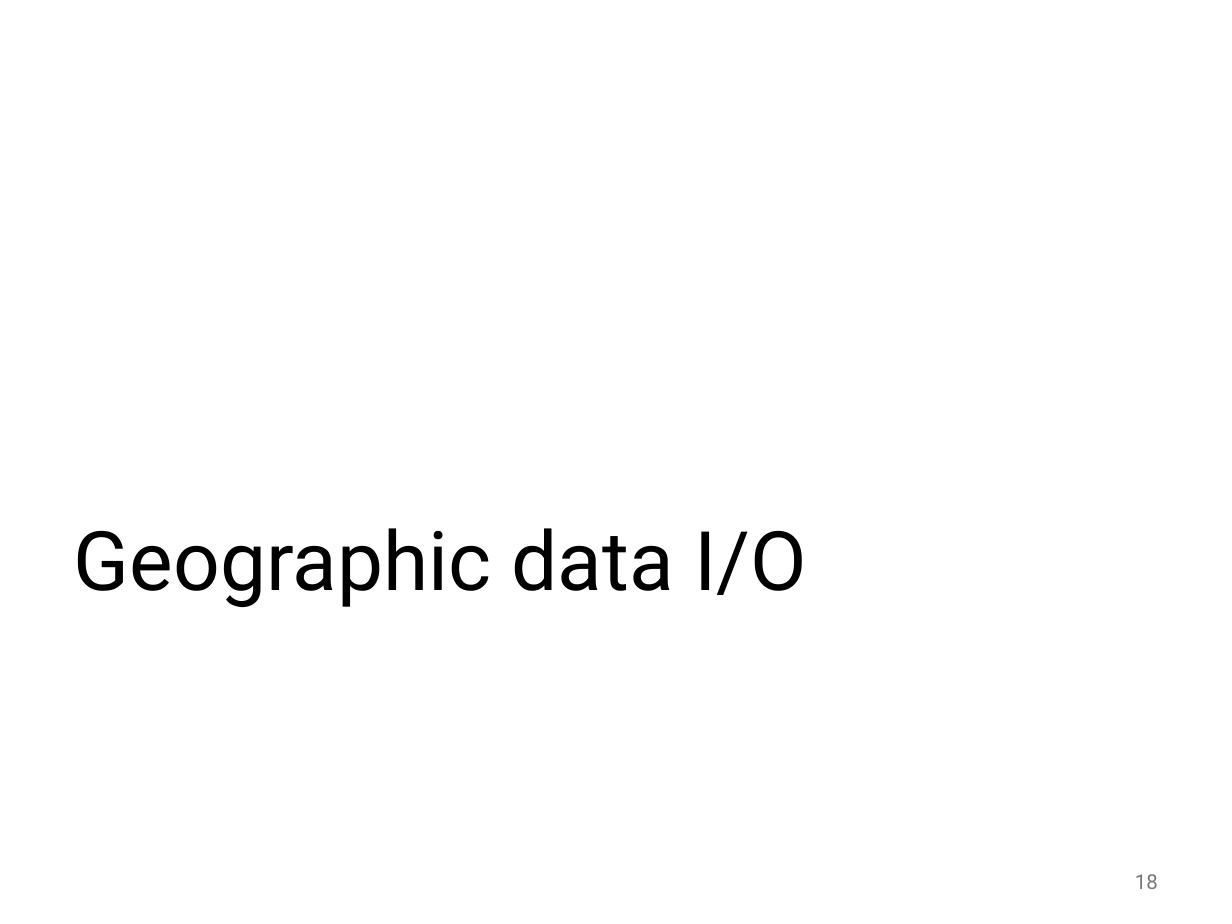
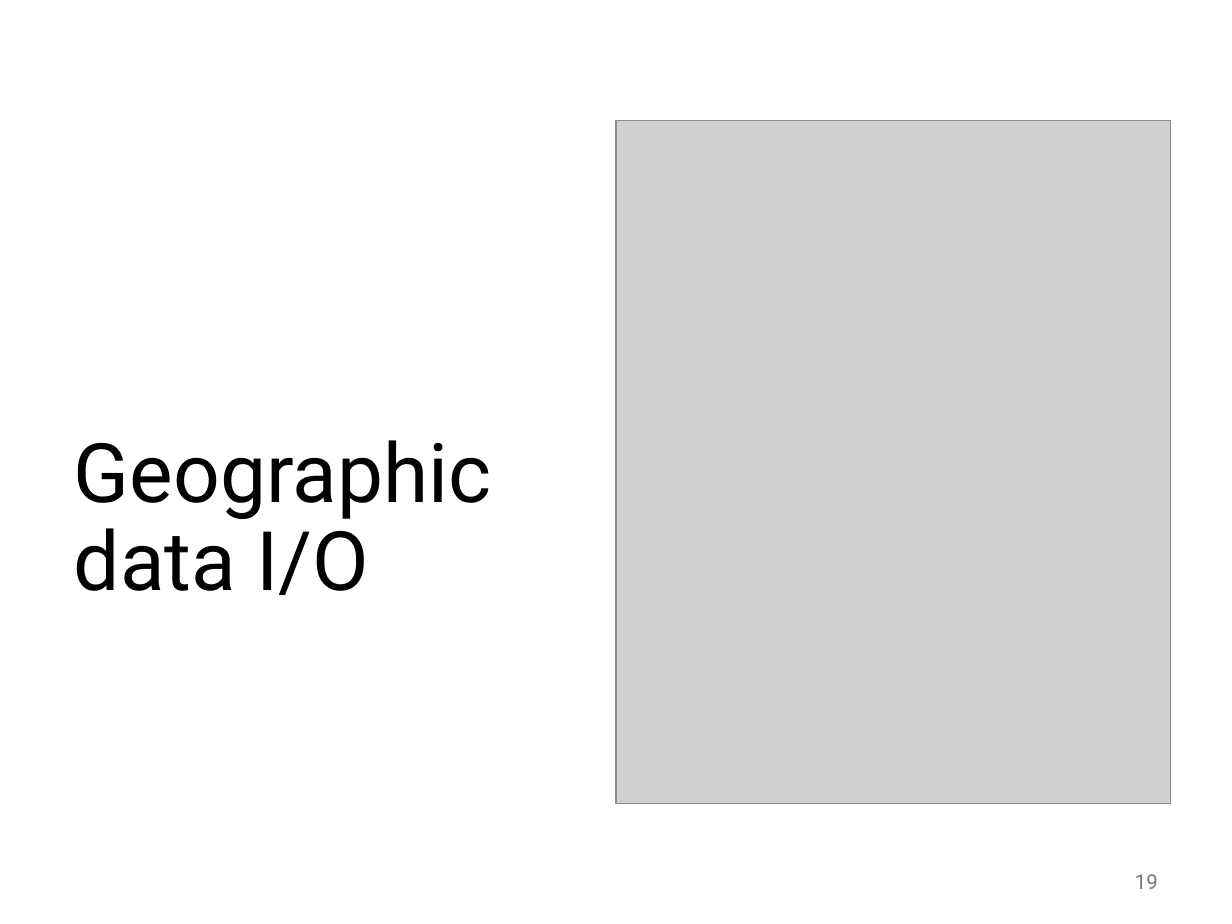
Before and after one commit to abuabara/abuabara.github.io, a slide deck: slide 19 of DAEN489S26/week10_slides.pptx (slide 18 before the commit). Drawn at 1232x924 pixels with LibreOffice and Linux fonts; fonts in the diff are those of the drawing; grey boxes stand for pictures. Boxes give left, top, right and bottom in pixels: in the first picture for what was removed or moved away, otherwise in the second. Text is boxed around its words. In the diff, an @@ line names an element or a change of style, - is before the commit and + after.

```diff
--- a/DAEN489S26/week10_slides.pptx
+++ b/DAEN489S26/week10_slides.pptx
@@ picture added at (x1=616, y1=121, x2=1170, y2=803) @@
@@ title "Geographic data I/O" rewrapped from (x1=74, y1=528, x2=807, y2=607) to (x1=74, y1=440, x2=491, y2=595) @@
@@ page number at (x1=1135, y1=874, x2=1158, y2=889): text changed @@
-18
+19
```
Also in this commit, not shown: 12 other slides changed, 1 slide added, 1 other file.
